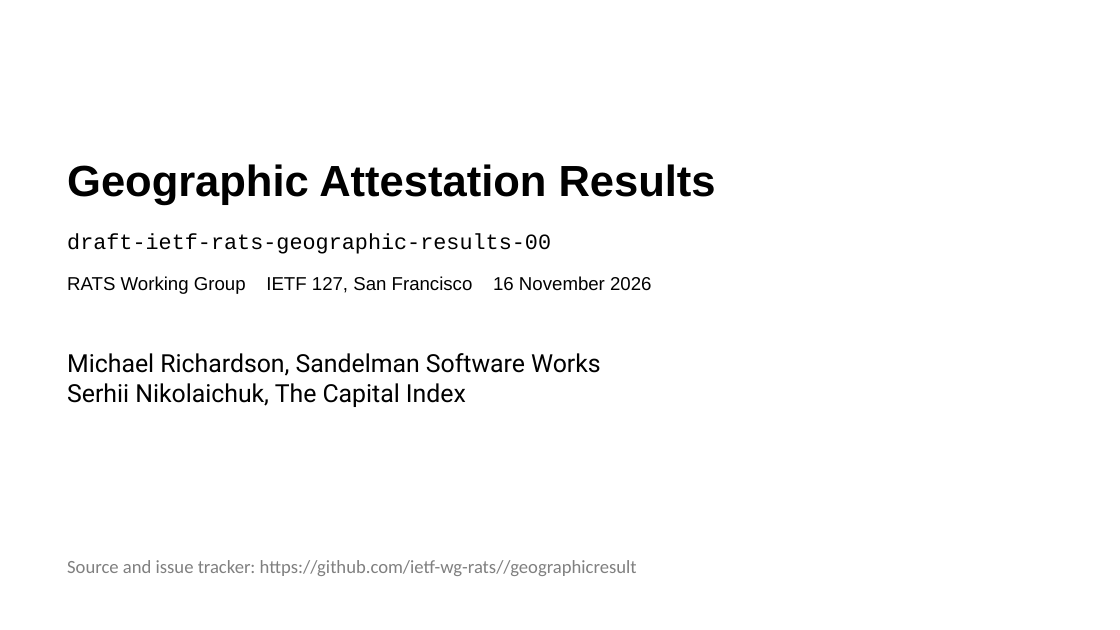
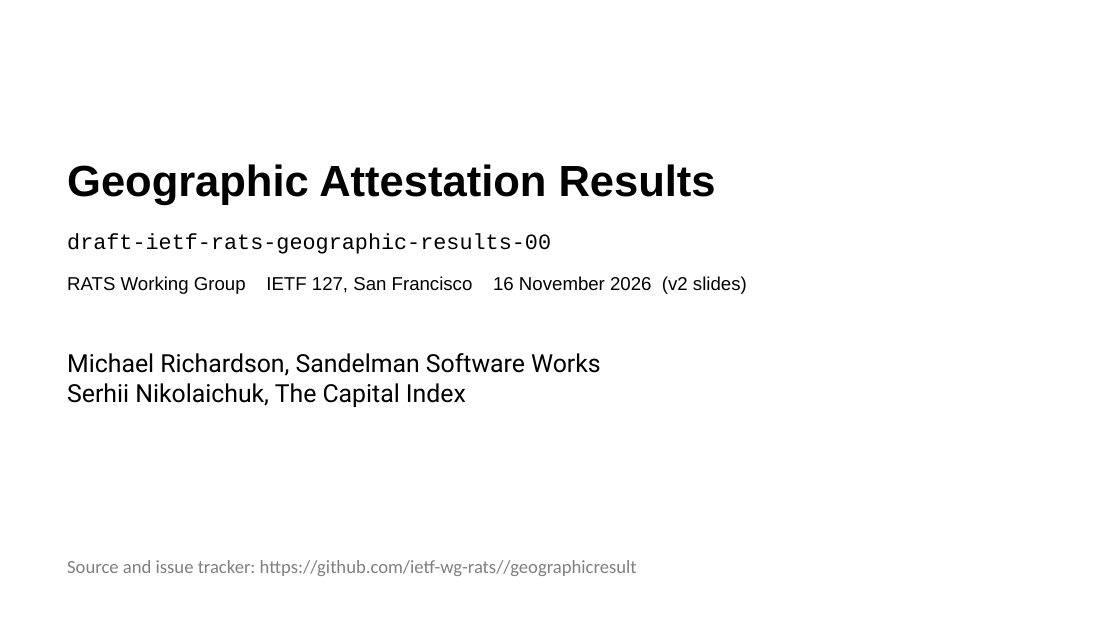
Before and after one commit to ietf-rats-wg/geographicresult, a slide deck: slide 1 of presentations/IETF127-GeographicAttestationResults.odp. Drawn at 1120x630 pixels with LibreOffice and Linux fonts; fonts in the diff are those of the drawing. Boxes give left, top, right and bottom in pixels: in the first picture for what was removed or moved away, otherwise in the second. Text is boxed around its words. In the diff, an @@ line names an element or a change of style, - is before the commit and + after.

Commit message:
updated slides v2

```diff
--- a/presentations/IETF127-GeographicAttestationResults.odp
+++ b/presentations/IETF127-GeographicAttestationResults.odp
@@ text at [67, 276, 747, 294]: text changed @@
-RATS Working Group IETF 127, San Francisco 16 November 2026
+RATS Working Group IETF 127, San Francisco 16 November 2026 (v2 slides)
```
Also in this commit, not shown: 1 other file.
